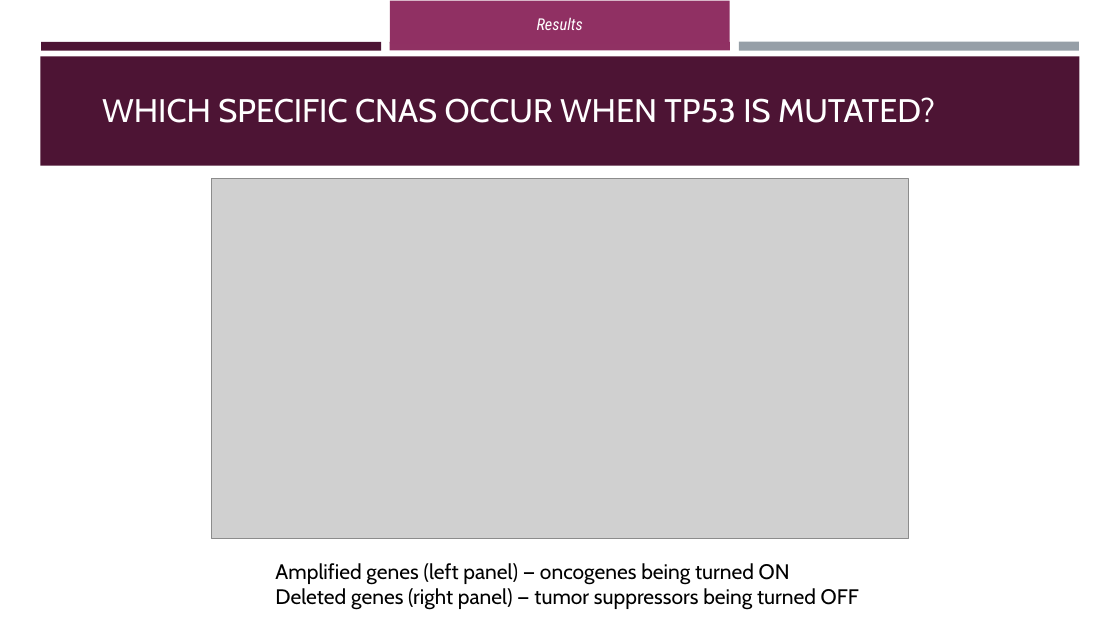
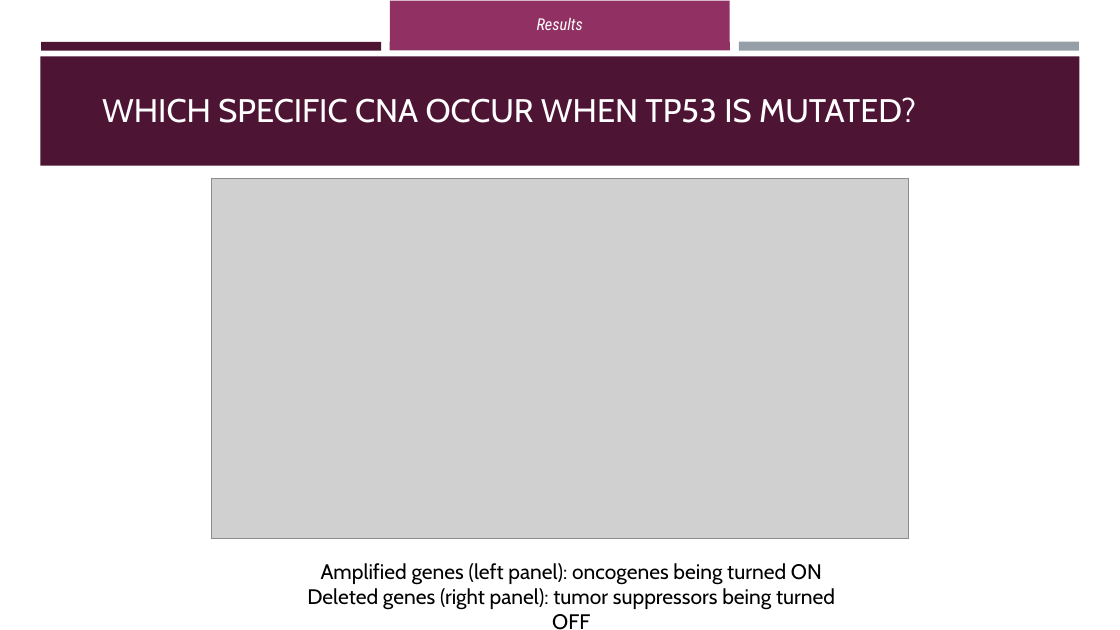
Before and after one commit to OrnitB/cancer_bioinformatics, a slide deck: slide 16 of project/project_background/Final Project Presentation - Ornit - Cancer Bioinfo March 2026.pptx. Drawn at 1120x630 pixels with LibreOffice and Linux fonts; fonts in the diff are those of the drawing; grey boxes stand for pictures. Boxes give left, top, right and bottom in pixels: in the first picture for what was removed or moved away, otherwise in the second. Text is boxed around its words. In the diff, an @@ line names an element or a change of style, - is before the commit and + after.

```diff
--- a/project/project_background/Final Project Presentation - Ornit - Cancer Bioinfo March 2026.pptx
+++ b/project/project_background/Final Project Presentation - Ornit - Cancer Bioinfo March 2026.pptx
@@ text at [102,97,916,123]: text changed @@
-WHICH SPECIFIC CNAS OCCUR WHEN TP53 IS MUTATED?
+WHICH SPECIFIC CNA OCCUR WHEN TP53 IS MUTATED?
@@ text at [307,563,835,610]: text changed @@
-Amplified genes (left panel) — oncogenes being turned ON
-Deleted genes (right panel) — tumor suppressors being turned OFF
+Amplified genes (left panel): oncogenes being turned ON
+Deleted genes (right panel): tumor suppressors being turned OFF
```
Also in this commit, not shown: 4 other slides changed, 1 other file.
